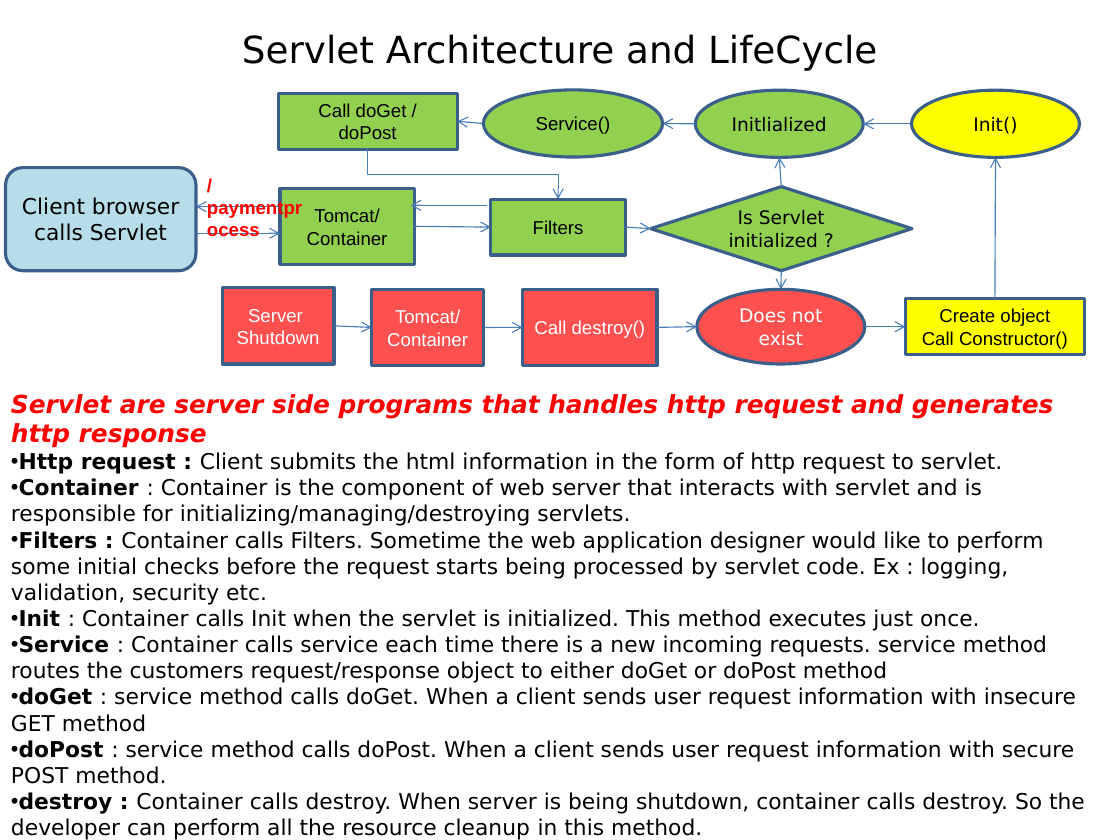
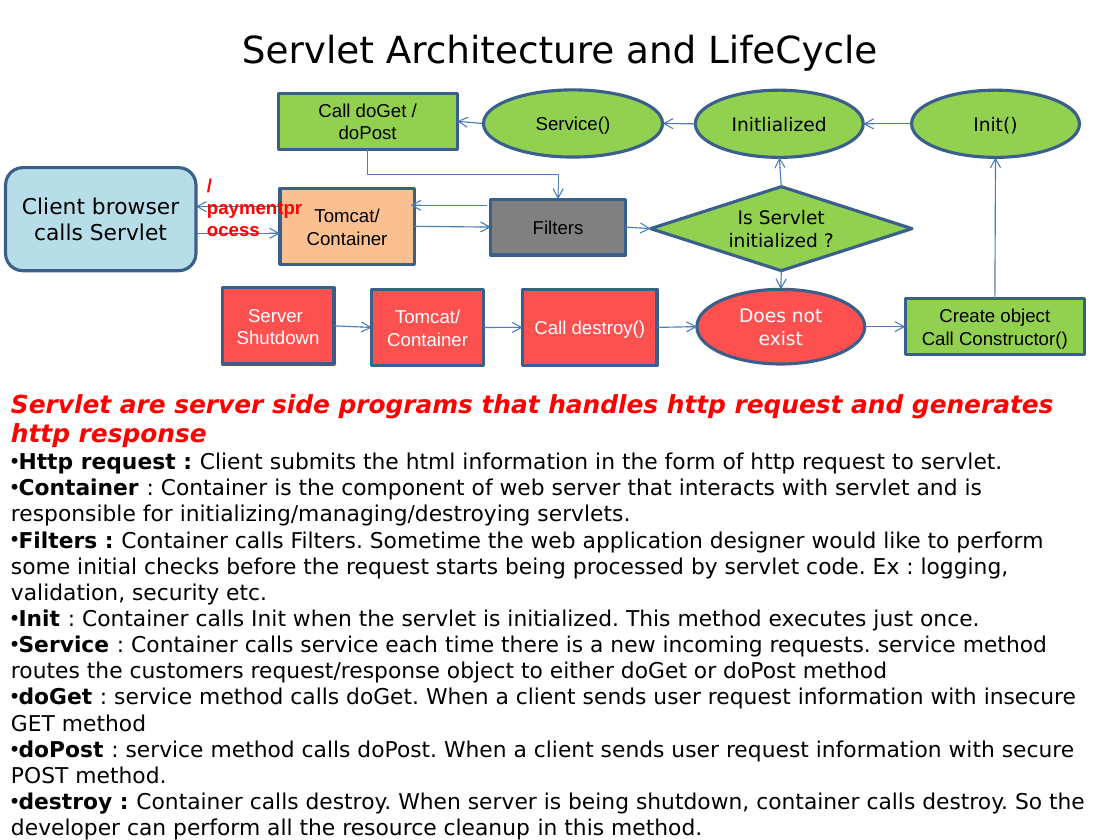
Before and after one commit to thinkcodegravity/nov24jee, a slide deck: slide 35 of JEE_st.pptx. Drawn at 1120x840 pixels with LibreOffice and Linux fonts; fonts in the diff are those of the drawing. Boxes give left, top, right and bottom in pixels: in the first picture for what was removed or moved away, otherwise in the second. Text is boxed around its words. In the diff, an @@ line names an element or a change of style, - is before the commit and + after.

```diff
--- a/JEE_st.pptx
+++ b/JEE_st.pptx
@@ ellipse "Init()" at (912, 91, 1080, 158): fill #FFFF00 to #92D050 @@
@@ rectangle "Tomcat/" at (280, 188, 414, 264): fill #92D050 to #FAC090 @@
@@ rectangle "Filters" at (491, 199, 625, 255): fill #92D050 to #808080 @@
@@ rectangle "Create object" at (905, 299, 1084, 355): fill #FFFF00 to #92D050 @@
```
Also in this commit, not shown: 7 other files.
